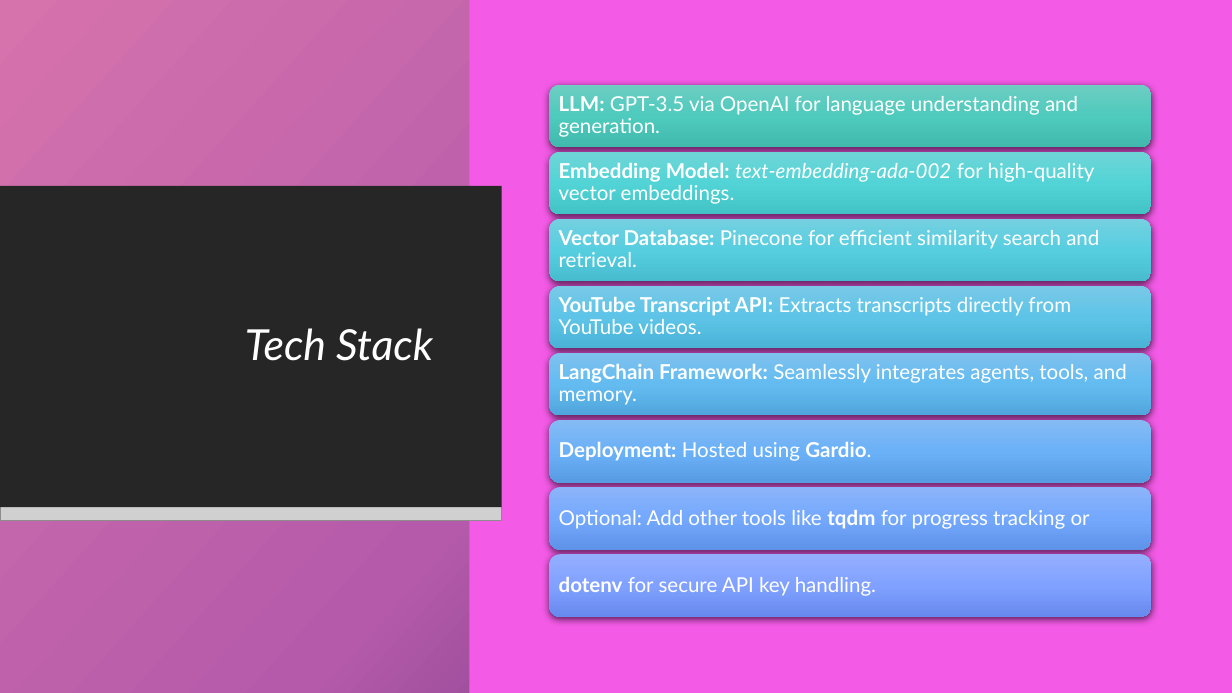
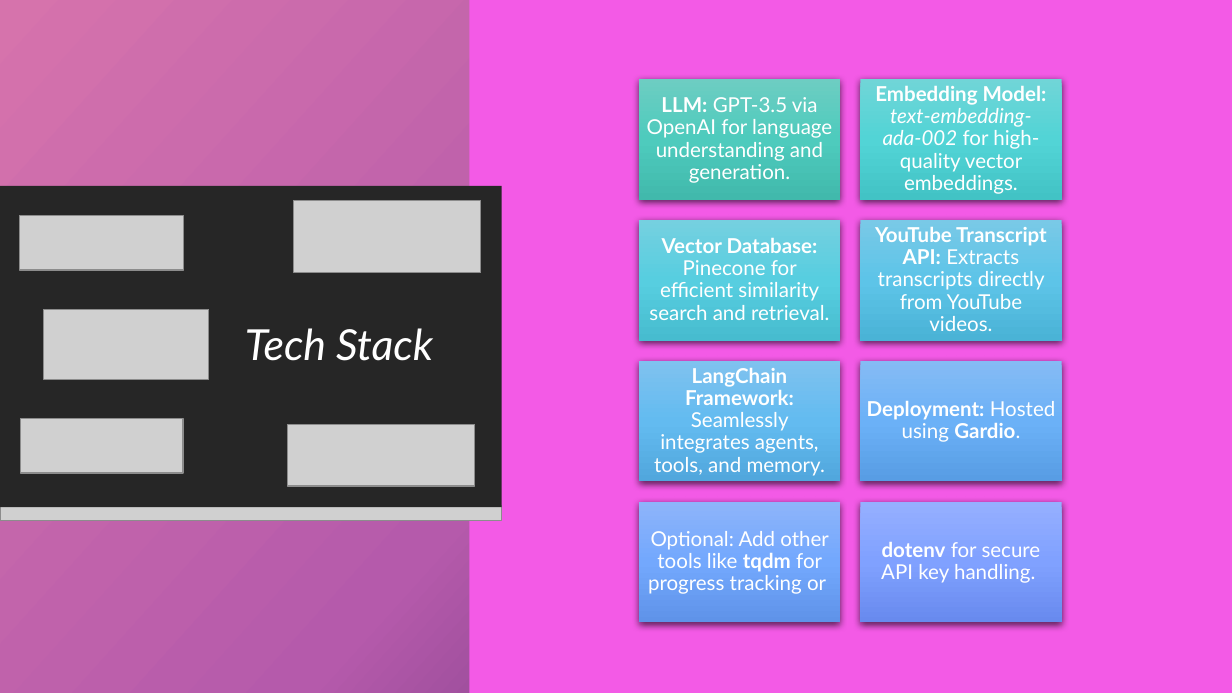
Before and after one commit to mehakhafeez/AIChatbot-for-Pros-and-Cons-of-living-in-Germany, a slide deck: slide 6 of Final Project Presentation.pptx. Drawn at 1232x693 pixels with LibreOffice and Linux fonts; fonts in the diff are those of the drawing; grey boxes stand for pictures; background and template pictures are left out. Boxes give left, top, right and bottom in pixels: in the first picture for what was removed or moved away, otherwise in the second. Text is boxed around its words. In the diff, an @@ line names an element or a change of style, - is before the commit and + after.

Commit message:
presentation

```diff
--- a/Final Project Presentation.pptx
+++ b/Final Project Presentation.pptx
@@ text "LLM: GPT-3.5 via OpenAI for ...": place and size @@
-text "LLM: GPT-3.5 via OpenAI for ..." at [559, 96, 1078, 137]
+text "LLM: GPT-3.5 via OpenAI for ..." at [647, 97, 832, 183]
@@ alignment left to centre in 8 elements at [647, 97, 832, 183], [649, 238, 829, 320], [867, 401, 1055, 442], [881, 542, 1041, 583], [654, 368, 825, 476], [875, 227, 1047, 331], [648, 531, 829, 594], [875, 86, 1047, 194] @@
@@ text "Embedding Model: text-embedding-ada-002 for high-quality ...": place and size @@
-text "Embedding Model: text-embedding-ada-002 for high-quality ..." at [559, 163, 1095, 204]
+text "Embedding Model: text-embedding-ada-002 for high-quality ..." at [875, 86, 1047, 194]
@@ picture added at [293, 201, 480, 274] @@
@@ picture added at [20, 216, 184, 270] @@
@@ text "Vector Database: Pinecone for efficient ...": place and size @@
-text "Vector Database: Pinecone for efficient ..." at [559, 230, 1099, 267]
+text "Vector Database: Pinecone for efficient ..." at [649, 238, 829, 320]
@@ text "YouTube Transcript API: Extracts transcripts ...": place and size @@
-text "YouTube Transcript API: Extracts transcripts ..." at [559, 297, 1071, 334]
+text "YouTube Transcript API: Extracts transcripts ..." at [875, 227, 1047, 331]
@@ picture added at [43, 309, 208, 379] @@
@@ text "LangChain Framework: Seamlessly integrates agents, ...": place and size @@
-text "LangChain Framework: Seamlessly integrates agents, ..." at [559, 364, 1127, 405]
+text "LangChain Framework: Seamlessly integrates agents, ..." at [654, 368, 825, 476]
@@ text "Deployment: Hosted using Gardio.": place and size @@
-text "Deployment: Hosted using Gardio." at [559, 442, 871, 461]
+text "Deployment: Hosted using Gardio." at [867, 401, 1055, 442]
@@ picture added at [20, 419, 182, 473] @@
@@ picture added at [287, 424, 474, 485] @@
@@ text "Optional: Add other tools like ...": place and size @@
-text "Optional: Add other tools like ..." at [559, 510, 1090, 529]
+text "Optional: Add other tools like ..." at [648, 531, 829, 594]
@@ text "dotenv for secure API key ...": place and size @@
-text "dotenv for secure API key ..." at [559, 577, 876, 596]
+text "dotenv for secure API key ..." at [881, 542, 1041, 583]
@@ group added at [639, 79, 1061, 622]: 8 rectangles @@
@@ group removed at [549, 85, 1151, 617]: 8 rounded rectangles @@
```
Also in this commit, not shown: 3 other slides changed.
